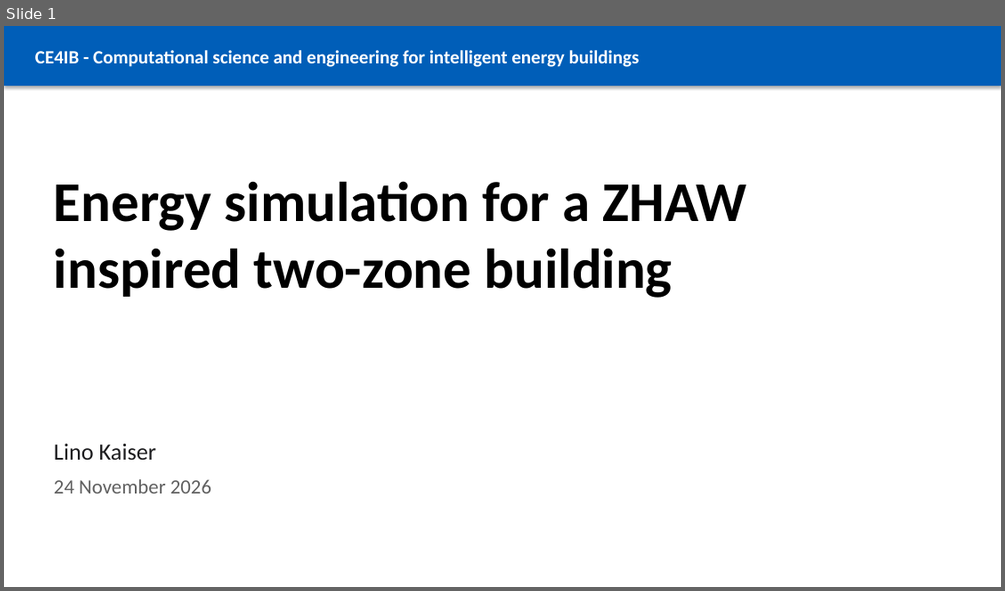
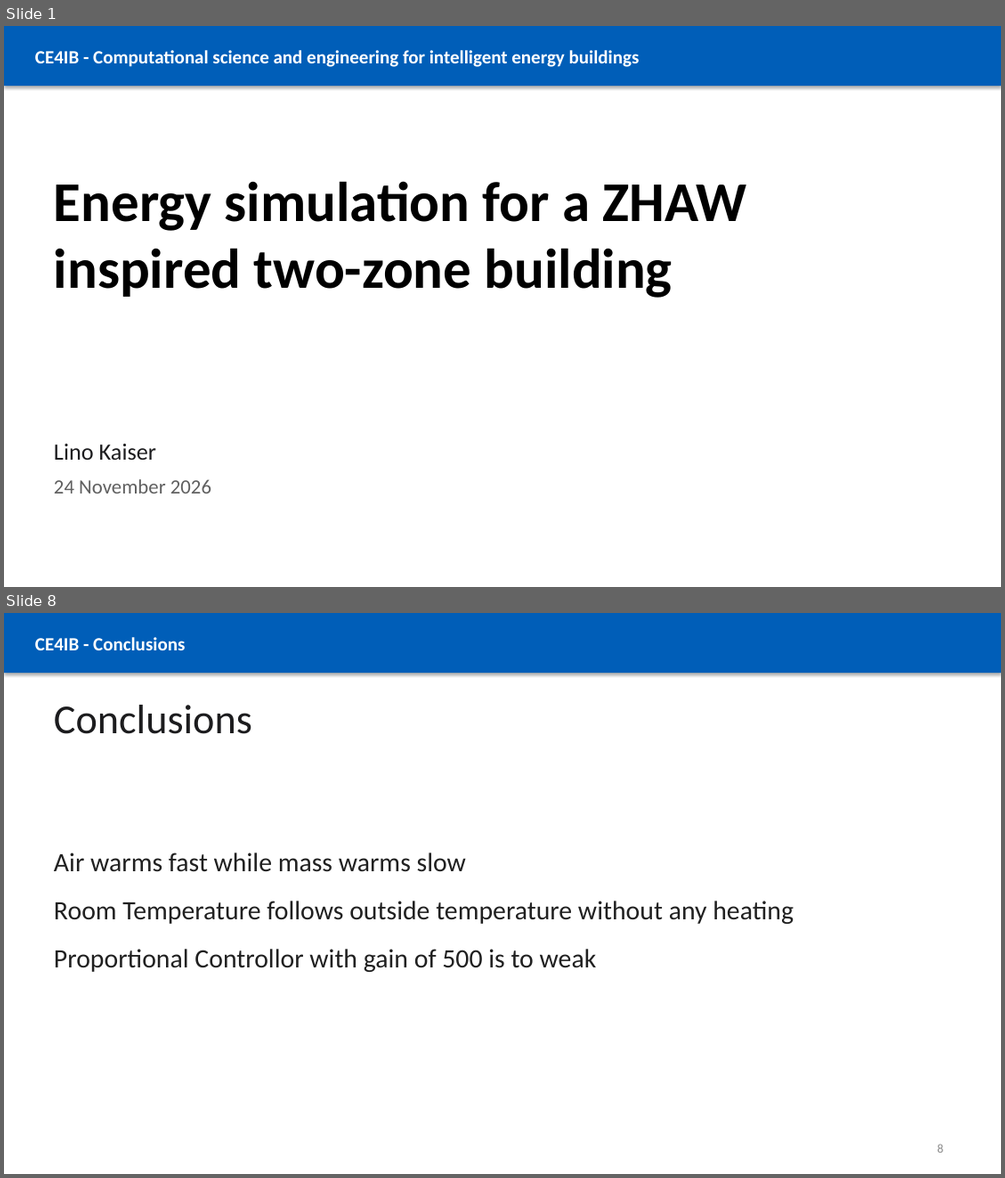
Before and after one commit to linokaiser/CE4IB, a slide deck: presentations/CE4IB_Building_Energy_Simulation.pptx. Shown one above the other, each under a label of ours: slide 1 before the commit, slides 1 and 8 after it; the slides between them are not shown. The pictures are 1005x591 and 1005x1178 pixels, drawn with LibreOffice and Linux fonts; fonts in the diff are those of the drawing. Boxes give left, top, right and bottom in pixels: in the first picture for what was removed or moved away, otherwise in the second. Text is boxed around its words. In the diff, an @@ line names an element or a change of style, - is before the commit and + after.

```diff
--- a/presentations/CE4IB_Building_Energy_Simulation.pptx
+++ b/presentations/CE4IB_Building_Energy_Simulation.pptx
@@ slide 8 added at (4, 613, 1001, 1174), background #FFFFFF @@
@@ rectangle added at (4, 613, 1001, 673), fill #005EB8 @@
@@ text added at (35, 637, 185, 650), 18 pt, text #FFFFFF, bold @@
+CE4IB - Conclusions
@@ title added at (54, 705, 252, 734), 39.6 pt, text #1C1C1E @@
+Conclusions
@@ text added at (54, 852, 466, 872), 25.5 pt, text #202020 @@
+Air warms fast while mass warms slow
@@ text added at (54, 900, 793, 924), 25.5 pt, text #202020 @@
+Room Temperature follows outside temperature without any heating
@@ text added at (54, 949, 597, 972), 25.5 pt, text #202020 @@
+Proportional Controllor with gain of 500 is to weak
@@ page number added at (937, 1143, 943, 1152), 12 pt, text #8B8B8B @@
+8
```
Also in this commit, not shown: 4 slides changed, 2 other slides added, 5 slides removed, 5 other files.
